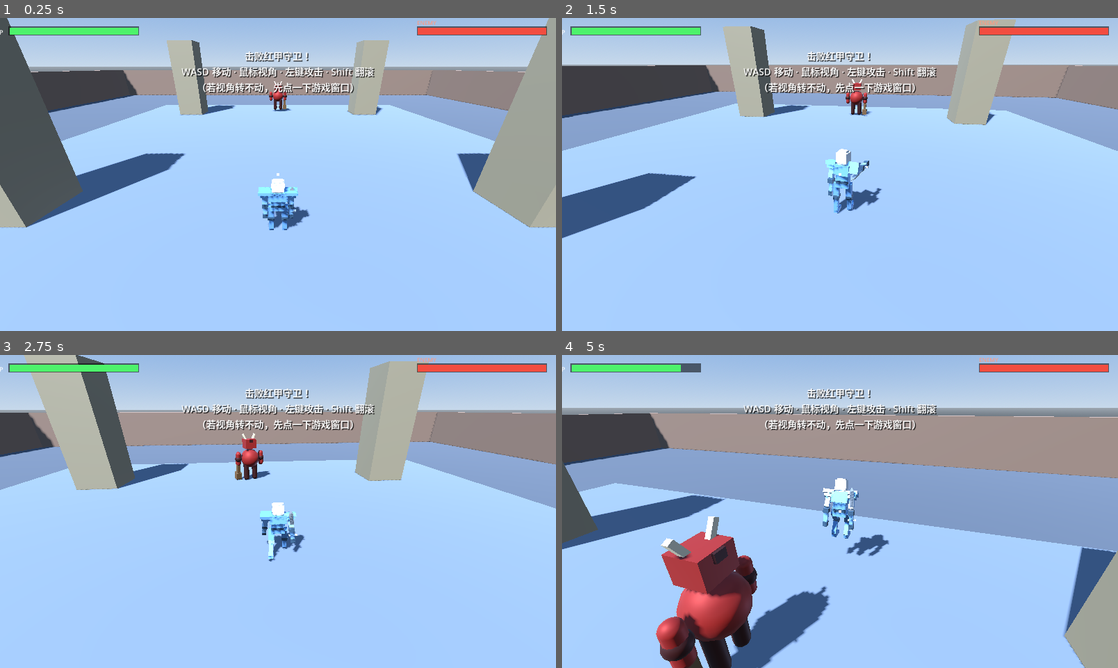
Above: before the commit, frames 1-4 (two rows, left to right).
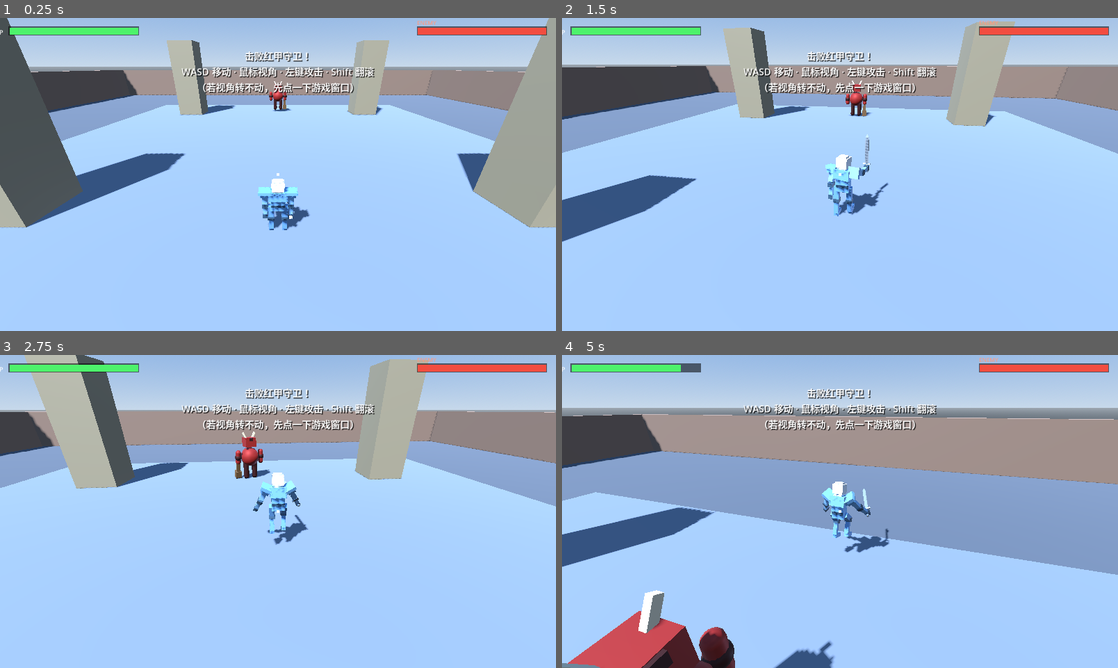
Above: after the commit, the same moments.

Repository: ChyHiki/GodotAI_RPG
Game: Godot game, scene res://scenes/main/main.tscn
Same seed, same stepped clock (60 frames per second), same inputs: the game is played once before the commit and once after it.
Inputs (mouse positions are in pixels of both pictures, inside the frame that each line leads up to):
- Up to frame 1 (0.25 s): no input
- Up to frame 2 (1.5 s): move the mouse to (867, 174) at 0.52 s; hold Space (jump) 0.53-1.28 s; hold W (move_forward) from 0.53 s (still down); click (867, 174) at 0.67 s; move the mouse to (812, 174) at 1.27 s; click (812, 174) at 1.35 s
- Up to frame 3 (2.75 s): keep holding W (move_forward); tap Space (jump) at 1.52, 1.55, 1.82, 2.3 s; move the mouse to (289, 505) at 2.02 s; hold Shift (roll) from 2.03 s (still down)
- Up to frame 4 (5 s): keep holding W (move_forward); move the mouse to (834, 517) at 2.77 s; release Shift (roll) at 2.78 s; tap Space (jump) at 2.85, 3.02, 3.32, 4.52, 4.55, 4.82 s; click (834, 517) at 2.92 s; move the mouse to (878, 514) at 3.52 s; hold Space (jump) 3.53-4.28 s; click (878, 514) at 3.6 s; move the mouse to (795, 508) at 4.27 s; tap Shift (roll) at 4.35 s

The runs differ from the first frame. In frame 1, less than 0.1% of the frame differs, in the area x 51-55%, y 54-67%; in frame 2, 2.8%; in frame 3, 2.6%; in frame 4, 24%, in the area x 0-100%, y 18-100%.

Commit message:
fix: 武器改为沿挂点骨骼+Y朝身前(握柄偏差0m/夹角8deg，不再嵌在手臂里)；跳跃改两段式(地面蓄力0.18s播完蹬地才离地)；测试扩至58项

Diff:
--- a/scripts/player/player.gd
+++ b/scripts/player/player.gd
@@ -52,7 +52,7 @@
 signal player_died
 
 ## 状态枚举：一次只能处于一种状态（详见文件头状态机图）
-enum State { MOVE, ROLL, ATTACK, HURT, JUMP, DEAD }
+enum State { MOVE, ROLL, ATTACK, HURT, JUMP_PREP, JUMP, DEAD }
 
 
 # ------------------------------------------------------------------
@@ -86,6 +86,11 @@
 @export var coyote_time: float = 0.12             # 土狼时间：刚离开地面仍可起跳的宽限(秒)
 @export var jump_buffer_time: float = 0.15        # 跳跃缓冲：落地前提前按跳跃也算数(秒)
 @export var land_squash_time: float = 0.18        # 落地压缩(视觉)持续时间(秒)
+## 起跳蓄力(预备)时长(秒)：按跳跃键后**先在地面**播完 JumpStart 的蹬地段，才真正离地。
+## 【为什么需要】JumpStart 是"蹲身→蹬地→踮脚离地"的地面动作；若一按就立刻给向上速度，
+##   人已经飞到空中了还在播蹬地动画（动画与位移不同步）。
+## 取值权衡：越大越"有重量感"但起跳越迟钝；0.15~0.22 比较跟手，0 = 立即起跳(无蓄力)。
+@export var jump_prep_time: float = 0.18
 
 ## —— 行走动画对齐 ——
 ## Walk 动画的"自然前进速度"(米/秒) = 一个周期的步幅 ÷ 周期时长。
@@ -120,16 +125,16 @@
 const PLAYER_WEAPON := preload("res://assets/weapons/sword_01/sword_01.glb")
 ## 武器挂点骨骼名（角色模型里的空骨骼）。换手/背挂只需改这里，或再建挂点骨骼。
 const WEAPON_SOCKET := "weapon.R"
-## 挂点对齐变换（模型空间）：把武器摆成"握柄在手里、刀身朝上"。
-## 【为什么需要】挂点骨骼 weapon.R 的静止基是 +Z≈模型上方、+Y≈模型前方，
-##   而武器刀身沿自身 -Z；直接单位变换挂上去刀身会朝**下**（实测整把剑落到 y≈-0.4，插进地面）。
-## 【数值怎么来的】武器分离前的旧模型里剑是绑在 weapon.R 上的，实测网格范围
-##   握柄 y 0.530~0.785(中心 0.6575)、x 中心 0.330、z 中心 0.020；刀身朝上到 y=1.720。
-##   所以：绕 X 轴 +90°（把 -Z 刀身转成 +Y 朝上）+ 平移到旧握柄中心，
-##   即可让独立武器回到"未分离时"的位置（挥砍/行走姿态自然一致）。
-## 【怎么验证】跑 tools/check_weapon.tscn 会打印实测包围盒并与旧模型基准对比；
-##   自动测试里也有对应断言（偏差 < 8cm）。
-const WEAPON_ALIGN_MODEL := Transform3D(Basis(Vector3(1, 0, 0), PI / 2.0), Vector3(0.330, 0.6575, 0.020))
+## 挂点对齐变换（相对挂点骨骼）：让**握柄停在骨骼原点(拳心)、刀身沿骨骼 +Y 朝向身前**。
+## 【为什么沿 +Y】挂点骨骼 weapon.R 的静止基实测为：
+##   +Y ≈ 模型前方(-Z)、+Z ≈ 模型上方、+X ≈ 模型右侧 —— 骨骼本身就是"沿 +Y 指向前方"的持械轴。
+##   而武器刀身沿自身 -Z，所以绕骨骼 X 轴 +90°（-Z → +Y）即可把刀身扳到身前。
+## 【为什么不沿用旧位置】武器分离前旧模型里剑是**竖直朝上**贴在手臂外侧的，
+##   照抄那个位置会让刀身陷在手臂网格里（实测剑与手臂包围盒重叠），视觉上像"嵌在手臂中"。
+##   朝前握持才是正常姿态。
+## 【怎么验证】tools/check_weapon.tscn 会打印"握柄到拳心距离"和"刀身指向与模型前方的夹角"；
+##   自动测试也有对应断言（握柄≈拳心、刀身朝前、挥砍时跟随手臂）。
+const WEAPON_ALIGN_LOCAL := Transform3D(Basis(Vector3(1, 0, 0), PI / 2.0), Vector3.ZERO)
 
 ## 是否正在使用外部模型（true=用模型；false=用原语小蓝人兜底）
 var _use_model: bool = false
@@ -149,13 +154,11 @@
 var _slash_anim: String = ""
 var _jump_start_anim: String = ""
 var _jump_air_anim: String = ""
-## 起跳段时长(秒)：起跳动画播完（或已离地超过这段时间）就切到滞空循环动画
-var _jump_start_dur: float = 0.0
 ## 武器挂点（BoneAttachment3D，挂在模型的 weapon.R 骨骼上）
 var _weapon_socket: BoneAttachment3D = null
 ## 当前装备的武器节点（徒手时为 null）
 var _weapon: Node3D = null
-## 武器相对挂点的对齐偏移（由 _attach_weapon 按骨骼静止姿势算出，见那里的说明）
+## 武器相对挂点的对齐偏移（= WEAPON_ALIGN_LOCAL，设在武器子节点上，见 _attach_weapon）
 var _weapon_align_local: Transform3D = Transform3D.IDENTITY
 ## 模型的骨骼节点：用于"没有动画时"把骨骼复位成绑定姿势（见 _anim_to_rest）。
 ## 为什么需要：骨骼动画一停播，骨骼会冻在停播那一帧的姿势上。
@@ -328,34 +331,48 @@
 
 ## 尝试起跳（由物理帧里的"跳跃缓冲"驱动调用）。
 ## 可以被接受的情况：
-##   ① 正站在地面上；
-##   ② 刚离开地面不久（还在 coyote_time 土狼时间内，跳崖边不会"按了没反应"）。
-## 会被拒绝的情况：翻滚/攻击/受击硬直中、已经在空中（不做二段跳）、已死亡。
-## 实现要点：竖直速度是"直接赋值"而不是插值——起跳要脆、要立刻响应；
-##           水平速度不重置，这样跑动中跳跃能保留冲量(跳跃距离自然更远)。
+##   ① 正站在地面上；② 刚离开地面不久（还在 coyote_time 土狼时间内）。
+## 会被拒绝的情况：翻滚/攻击/受击硬直中、已经在跳跃流程里（不做二段跳）、已死亡。
+## 【两段式起跳】站在地面且有 JumpStart 动画时，先进入 JUMP_PREP 蓄力段
+##   （原地播完蹬地动作，**仍在地面**），蓄力结束才由 _launch_jump() 真正给向上速度；
+##   若人已在空中（走下平台的土狼跳），则跳过蓄力直接进入 JUMP。
 func _try_start_jump() -> void:
 	if _dead or state == State.ROLL or state == State.ATTACK or state == State.HURT:
 		return
-	if state == State.JUMP:
-		return                                      # 已在空中 → 不可二段跳
+	if state == State.JUMP or state == State.JUMP_PREP:
+		return                                      # 已在跳跃流程中 → 不可二段跳
 	if not is_on_floor() and _coyote <= 0.0:
 		return                                      # 既不在地面、也不在土狼时间内
-	velocity.y = jump_velocity
+	_jump_buffer = 0.0
 	_coyote = 0.0
-	_jump_buffer = 0.0
-	state = State.JUMP
-	_state_time = 0.0
-	# 起跳动画：按"上升到最高点所需时间"换算播放倍速，让蹬地动作与起跳初速度对齐
-	if _anim_player != null and _jump_start_anim != "":
-		var rise := maxf(0.08, jump_velocity / GRAVITY)   # 7.4/24 ≈ 0.31s
+	if is_on_floor() and _anim_player != null and _jump_start_anim != "" and jump_prep_time > 0.01:
+		# —— 蓄力段：留在地面，播放蹬地预备动作（按 jump_prep_time 换算倍速）——
+		state = State.JUMP_PREP
+		_state_time = 0.0
 		var a := _anim_player.get_animation(_jump_start_anim)
 		var spd := 1.0
 		if a != null and a.length > 0.01:
-			spd = a.length / rise
-		_jump_start_dur = rise
+			spd = a.length / jump_prep_time          # 0.375s ÷ 0.18s ≈ 2.08 倍速
 		_anim_player.speed_scale = 1.0
 		_anim_player.stop()
 		_anim_player.play(_jump_start_anim, -1.0, spd)
+	else:
+		_launch_jump(true)
+
+
+## 真正起跳：给向上初速度并进入空中状态（JUMP），切换为滞空循环动画。
+## @param with_impulse true=给跳跃初速度(正常起跳)；false=不给冲量(蓄力途中掉下平台)
+## 实现要点：竖直速度"直接赋值"而不是插值——起跳要脆、要立刻响应；
+##           水平速度不重置，跑动中跳跃能保留冲量(跳跃距离自然更远)。
+func _launch_jump(with_impulse: bool) -> void:
+	if with_impulse:
+		velocity.y = jump_velocity
+	state = State.JUMP
+	_state_time = 0.0
+	if _anim_player != null and _jump_air_anim != "":
+		_anim_player.speed_scale = 1.0
+		_anim_player.stop()
+		_anim_player.play(_jump_air_anim, -1.0, 1.0)
 
 
 ## 状态超时检测：每个状态是否该结束/切换（被 _physics_process 每帧调用）。
@@ -382,10 +399,16 @@
 			if _state_time >= 0.32:               # 受击硬直 0.32s 后恢复行动
 				state = State.MOVE
 				_state_time = 0.0
+		State.JUMP_PREP:
+			# 蓄力段（仍在地面）：播蹬地预备动作；时间到 → 真正起跳。
+			# 若中途掉下平台（不再是 on_floor 且过了土狼时间）→ 不给冲量直接进入空中。
+			if not is_on_floor() and _coyote <= 0.0:
+				_launch_jump(false)
+			elif _state_time >= jump_prep_time:
+				_launch_jump(true)
 		State.JUMP:
-			# 落地判定：踩到地面且竖直速度已非上升 → 回移动状态 + 落地压缩 + 收掉跳跃动画。
-			# 注意：必须在这里(状态切换的瞬间)收动画，不能在动画分支里按 is_on_floor()
-			# 判断——起跳的头一两帧角色还站在地上，那样会把 JumpStart 掐断。
+			# 落地判定：踩到地面且竖直速度已非上升 → 回移动状态 + 落地压缩 + 收掉滞空动画。
+			# （起跳的蹬地动画在 JUMP_PREP 的地面阶段就播完了，这里只需处理滞空循环）
 			if is_on_floor() and velocity.y <= 0.01:
 				state = State.MOVE
 				_state_time = 0.0
@@ -457,8 +480,8 @@
 			# 攻击/受击硬直时快速刹停（不能一边走一边挥）
 			velocity.x = lerpf(velocity.x, 0.0, 1.0 - exp(-12.0 * delta))
 			velocity.z = lerpf(velocity.z, 0.0, 1.0 - exp(-12.0 * delta))
-		State.JUMP:
-			# 空中水平操控：加速度比地面小 → 起跳后难以大幅变向(跳跃"有承诺感")
+		State.JUMP_PREP, State.JUMP:
+			# 蓄力段与空中都用较小的水平加速度：保留起跳冲量，但很难在空中大幅变向
 			var target := _wish_dir * move_speed
 			var t := 1.0 - exp(-air_accel * delta)
 			velocity.x = lerpf(velocity.x, target.x, t)
@@ -775,23 +798,9 @@
 	_skeleton.add_child(_weapon_socket)
 	_weapon_socket.bone_name = WEAPON_SOCKET
 	# 注意：BoneAttachment3D 自己的 transform 每帧都会被"骨骼姿势"覆盖（引擎行为），
-	# 所以对齐偏移不能设在挂点上，而要设在**武器子节点**上：
-	#   武器局部变换 = (骨骼静止姿势)^-1 × 期望的模型空间姿态
-	# 这样静止时武器正好落在 WEAPON_ALIGN_MODEL，之后随骨骼（手臂动画）一起动。
-	_weapon_align_local = _bone_global_rest(bone_idx).affine_inverse() * WEAPON_ALIGN_MODEL
+	# 所以对齐偏移不能设在挂点上，而要设在**武器子节点**上（见 equip_weapon）。
+	_weapon_align_local = WEAPON_ALIGN_LOCAL
 	equip_weapon(PLAYER_WEAPON)
-
-
-## 计算骨骼在骨架空间里的静止姿势（从根骨骼一路乘到它）。
-## 为什么要自己算：BoneAttachment3D 的 transform 是相对"骨骼姿势"的，
-## 而我们手上的目标是"模型空间里的绝对姿态"，两者之间需要这个矩阵做换算。
-func _bone_global_rest(idx: int) -> Transform3D:
-	var t: Transform3D = _skeleton.get_bone_rest(idx)
-	var p := _skeleton.get_bone_parent(idx)
-	while p >= 0:
-		t = _skeleton.get_bone_rest(p) * t
-		p = _skeleton.get_bone_parent(p)
-	return t
 
 
 ## 换武器：传入武器场景（.glb/.tscn）即可；传 null = 徒手（收刀）。
@@ -1100,6 +1109,15 @@
 			_pivot.position.y = lerpf(_pivot.position.y, 0.0, 1.0 - exp(-16.0 * delta))
 			_shoulder_r.rotation.x = lerpf(_shoulder_r.rotation.x, 0.9, 1.0 - exp(-10.0 * delta))
 			_shoulder_l.rotation.x = lerpf(_shoulder_l.rotation.x, 0.9, 1.0 - exp(-10.0 * delta))
+		State.JUMP_PREP:
+			# 原语小蓝人：蓄力段下蹲(整体压低 + 屈腿)
+			_pivot.position.y = lerpf(_pivot.position.y, -0.16, 1.0 - exp(-14.0 * delta))
+			if _leg_r != null:
+				_leg_r.rotation.x = lerpf(_leg_r.rotation.x, 0.7, 1.0 - exp(-14.0 * delta))
+				_leg_l.rotation.x = lerpf(_leg_l.rotation.x, 0.7, 1.0 - exp(-14.0 * delta))
+			if _shoulder_r != null:
+				_shoulder_r.rotation.x = lerpf(_shoulder_r.rotation.x, 0.5, 1.0 - exp(-14.0 * delta))
+				_shoulder_l.rotation.x = lerpf(_shoulder_l.rotation.x, 0.5, 1.0 - exp(-14.0 * delta))
 		State.JUMP:
 			# 原语小蓝人：起跳屈腿收臂，下落时伸腿准备着地
 			var rising := velocity.y > 0.0
@@ -1178,14 +1196,14 @@
 					var k := (_state_time - slash_end) / maxf(0.01, attack_total - slash_end)
 					_pivot.rotation.x = lerp_angle(_pivot.rotation.x, 0.0, k * k)
 			_pivot.position.y = 0.0
+		State.JUMP_PREP:
+			# 蓄力段：姿态完全交给 JumpStart 动画（蹲身→蹬地），整体节点不要再叠加姿态
+			_pivot.rotation.x = lerp_angle(_pivot.rotation.x, 0.0, 1.0 - exp(-12.0 * delta))
+			_pivot.position.y = 0.0
 		State.JUMP:
-			if _anim_player != null and (_jump_start_anim != "" or _jump_air_anim != ""):
-				# 起跳段播 JumpStart；起跳段结束后（或本来就是走下平台，_jump_start_dur=0）
-				# 切到 JumpAir 循环。收动画由状态机在"真正落地"时处理（见 _update_state）。
-				var in_start := _jump_start_anim != "" and _state_time < _jump_start_dur \
-						and _anim_player.current_animation == _jump_start_anim
-				if not in_start and _jump_air_anim != "" \
-						and _anim_player.current_animation != _jump_air_anim:
+			if _anim_player != null and _jump_air_anim != "":
+				# 离地即播滞空循环（蹬地动画已在地面蓄力段播完，这里不再回头播 JumpStart）
+				if _anim_player.current_animation != _jump_air_anim:
 					_anim_player.speed_scale = 1.0
 					_anim_player.play(_jump_air_anim, -1.0, 1.0)
 				# 有跳跃动画时不再叠加整体前倾/后仰
--- a/tools/autotest/m1_autotest.gd
+++ b/tools/autotest/m1_autotest.gd
@@ -93,17 +93,22 @@
     if weapon != null and pivot != null and pivot.has_node("KnightModel"):
         var wmodel = pivot.get_node("KnightModel")
         var winv: Transform3D = wmodel.global_transform.affine_inverse()
+        # ① 握柄应落在拳心（= 挂点骨骼原点）
+        var grip: Vector3 = winv * weapon.global_position
+        var socket_idx: int = player._skeleton.find_bone("weapon.R")
+        var bone_pos: Vector3 = player._skeleton.get_bone_global_pose(socket_idx).origin
+        var grip_off: float = grip.distance_to(bone_pos)
+        _expect(grip_off < 0.06, "握柄位于拳心(偏差 %.3fm)" % grip_off)
+        # ② 刀身应朝向身前(模型 -Z)，而不是贴在手臂上
+        var blade: Vector3 = ((winv.basis * weapon.global_basis) * Vector3(0, 0, -1)).normalized()
+        var blade_ang: float = rad_to_deg(blade.angle_to(Vector3(0, 0, -1)))
+        _expect(blade_ang < 25.0, "刀身朝身前(与前方夹角 %.1f°)" % blade_ang)
+        # ③ 剑刃应伸到身体前方（不再和手臂叠在一起）
         var wbounds: Array = [Vector3.INF, -Vector3.INF]
         _accumulate_bounds(weapon, winv, wbounds)
         var wmn: Vector3 = wbounds[0]
-        var wmx: Vector3 = wbounds[1]
-        # 基准 = 武器分离前旧模型里 GEO-sword_01 的实测包围盒（模型空间）
-        var ref_mn := Vector3(0.250, 0.530, -0.015)
-        var ref_mx := Vector3(0.410, 1.720, 0.055)
-        var off: float = ((wmn + wmx) * 0.5 - (ref_mn + ref_mx) * 0.5).length()
-        _expect(off < 0.08, "武器静止位置与分离前一致(中心偏差 %.3fm)" % off)
-        _expect(wmx.y > 1.4, "刀身朝上握持(剑尖 y=%.2f)" % wmx.y)
-        # 挥砍时剑应随手臂骨骼大幅移动（证明是骨骼挂载，不是钉死在原地）
+        _expect(wmn.z < -0.6, "剑刃伸向身体前方(最前端 z=%.2f)" % wmn.z)
+        # ④ 挥砍时剑应随手臂骨骼大幅移动（证明是骨骼挂载，不是钉死在原地）
         var rel_before: Vector3 = winv * weapon.global_position
         player._try_start_attack()
         await _wait(0.3)                       # 劈砍段
@@ -149,34 +154,35 @@
     _expect(not player._anim_player.is_playing(), "攻击结束后动画已停止")
     _expect(_bones_at_rest(player), "攻击结束后骨骼复位")
 
-    # ---- 1d) 跳跃：JumpStart → JumpAir → 落地复位；按住跳高、无二段跳、轻点跳矮 ----
+    # ---- 1d) 跳跃：地面蓄力(JumpStart) → 离地(JumpAir) → 落地复位 ----
     var gy_before: float = player.global_position.y
     Input.action_press("jump")                       # 模拟"按住跳跃键"
     player._try_start_jump()
     await _wait(0.06)
     _expect(player._anim_player.current_animation == player._jump_start_anim,
-        "起跳播放 %s(实际 %s)" % [player._jump_start_anim, player._anim_player.current_animation])
-    _expect(player.global_position.y > gy_before + 0.05,
-        "起跳后升空(%.2f → %.2f)" % [gy_before, player.global_position.y])
-
-    # 一次性采样整段腾空过程，同时验证三件事：
-    #   ① 最高点(用于"按住跳得高"和"轻点跳得矮"的对比)
-    #   ② 是否切到了滞空循环动画 JumpAir
-    #   ③ 空中再按跳跃无效(无二段跳)
+        "起跳蓄力段播放 %s(实际 %s)" % [player._jump_start_anim, player._anim_player.current_animation])
+    _expect(player.global_position.y <= gy_before + 0.05,
+        "蓄力段仍留在地面(未提前离地, y=%.2f)" % player.global_position.y)
+
+    # 采样整段：蓄力 → 离地 → 滞空 → 落地；同时验证最高点/滞空动画/无二段跳
     var full_peak: float = player.global_position.y
     var saw_air_anim := false
+    var launched := false
     var double_jump_blocked := true
-    for i in 45:                                     # 约 0.9s，覆盖整段跳跃
+    for i in 55:                                     # 约 1.1s（含 0.18s 蓄力）
         await _wait(0.02)
         full_peak = maxf(full_peak, player.global_position.y)
+        if player.global_position.y > gy_before + 0.12:
+            launched = true
         if player._anim_player.current_animation == player._jump_air_anim:
             saw_air_anim = true
-        if i == 20:                                  # 约 0.5s：已过起跳段且仍在空中
+        if i == 25:                                  # 约 0.5s：蓄力已结束、人在空中
             var vy_before: float = player.velocity.y
             player._try_start_jump()                 # 空中再按 → 不应生效
             await _wait(0.02)
             double_jump_blocked = player.velocity.y <= vy_before + 0.01
     Input.action_release("jump")
+    _expect(launched, "蓄力结束后才真正离地升空")
     _expect(saw_air_anim, "滞空阶段播放 %s" % player._jump_air_anim)
     _expect(double_jump_blocked, "空中不能二段跳")
     var full_h: float = full_peak - gy_before
--- a/tools/check_weapon.gd
+++ b/tools/check_weapon.gd
@@ -1,12 +1,9 @@
 extends Node
 ## 开发辅助：验证武器挂载是否正确。
-## 基准 = 武器分离前的旧模型里 GEO-sword_01 的实测包围盒（模型空间）：
-##   x 0.250~0.410、y 0.530~1.720、z -0.015~0.055（握柄在下、刀身朝上）
+## 判定标准（两条，都是"看得见"的标准）：
+##   ① 握柄在拳心：武器原点与挂点骨骼 weapon.R 原点的距离 ≈ 0
+##   ② 刀身朝身前：武器刀身方向(自身 -Z)与模型前方(模型 -Z)的夹角足够小（< 25°）
 ## 用法：godot --headless --path . res://tools/check_weapon.tscn
-
-const OLD_MIN := Vector3(0.250, 0.530, -0.015)
-const OLD_MAX := Vector3(0.410, 1.720, 0.055)
-
 
 func _ready() -> void:
     var player: Node3D = (load("res://scenes/player/player.tscn") as PackedScene).instantiate() as Node3D
@@ -17,58 +14,48 @@
     var pivot: Node3D = player.get_node_or_null("VisualPivot")
     var model: Node3D = pivot.get_node_or_null("KnightModel") if pivot != null else null
     var weapon: Node3D = player._weapon
-    if model == null or weapon == null:
-        print("CHECK: 模型或武器缺失 (model=%s weapon=%s)" % [model, weapon])
+    var skel: Skeleton3D = player._skeleton
+    if model == null or weapon == null or skel == null:
+        print("CHECK: 模型/武器/骨骼缺失 (model=%s weapon=%s skel=%s)" % [model, weapon, skel])
         get_tree().quit(1)
         return
 
-    # 武器网格的包围盒 → 换算到"模型局部空间"（与旧模型同一坐标系）
+    # ① 握柄 ↔ 拳心
     var inv := model.global_transform.affine_inverse()
+    var grip_model: Vector3 = inv * weapon.global_position
+    var idx: int = skel.find_bone("weapon.R")
+    var bone_model: Vector3 = skel.get_bone_global_pose(idx).origin
+    print("CHECK: 握柄(模型空间)=(%.3f, %.3f, %.3f)  挂点骨骼=(%.3f, %.3f, %.3f)  距离=%.4f m" % [
+        grip_model.x, grip_model.y, grip_model.z, bone_model.x, bone_model.y, bone_model.z,
+        grip_model.distance_to(bone_model)])
+
+    # ② 刀身朝向 ↔ 模型前方
+    var blade_dir: Vector3 = ((inv.basis * weapon.global_basis) * Vector3(0, 0, -1)).normalized()
+    var ang := rad_to_deg(blade_dir.angle_to(Vector3(0, 0, -1)))   # 模型正面朝 -Z
+    print("CHECK: 刀身方向(模型空间)=(%.2f, %.2f, %.2f)  模型前方=(0,0,-1)  夹角=%.1f°" % [
+        blade_dir.x, blade_dir.y, blade_dir.z, ang])
+
+    # 参考：武器在模型空间的包围盒
     var bounds: Array = [Vector3.INF, -Vector3.INF]
     _accumulate(weapon, inv, bounds)
-    var mn: Vector3 = bounds[0]
-    var mx: Vector3 = bounds[1]
+    var wmn: Vector3 = bounds[0]
+    var wmx: Vector3 = bounds[1]
+    print("CHECK: 武器包围盒(模型空间) min=(%.3f, %.3f, %.3f) max=(%.3f, %.3f, %.3f)" % [
+        wmn.x, wmn.y, wmn.z, wmx.x, wmx.y, wmx.z])
 
-    print("CHECK: 武器挂载后(模型空间) min=(%.3f, %.3f, %.3f) max=(%.3f, %.3f, %.3f)" % [
-        mn.x, mn.y, mn.z, mx.x, mx.y, mx.z])
-    print("CHECK: 旧模型基准           min=(%.3f, %.3f, %.3f) max=(%.3f, %.3f, %.3f)" % [
-        OLD_MIN.x, OLD_MIN.y, OLD_MIN.z, OLD_MAX.x, OLD_MAX.y, OLD_MAX.z])
-    print("CHECK: 中心偏差=(%.3f, %.3f, %.3f)  尺寸差=(%.3f, %.3f, %.3f)" % [
-        (mn.x + mx.x) * 0.5 - (OLD_MIN.x + OLD_MAX.x) * 0.5,
-        (mn.y + mx.y) * 0.5 - (OLD_MIN.y + OLD_MAX.y) * 0.5,
-        (mn.z + mx.z) * 0.5 - (OLD_MIN.z + OLD_MAX.z) * 0.5,
-        (mx.x - mn.x) - (OLD_MAX.x - OLD_MIN.x),
-        (mx.y - mn.y) - (OLD_MAX.y - OLD_MIN.y),
-        (mx.z - mn.z) - (OLD_MAX.z - OLD_MIN.z)])
+    # 参考：右臂网格范围（看剑是否还压在手臂里）
+    var arm: Node3D = _find_by_name(model, "GEO-arm_R")
+    if arm != null and arm is MeshInstance3D:
+        var aabb: AABB = (arm as MeshInstance3D).get_aabb()
+        print("CHECK: 右臂网格(模型空间) min=(%.3f, %.3f, %.3f) max=(%.3f, %.3f, %.3f)" % [
+            aabb.position.x, aabb.position.y, aabb.position.z,
+            aabb.end.x, aabb.end.y, aabb.end.z])
 
-    # 挂点骨骼的静止基：看它的三根轴在模型空间指向哪里
-    var skel: Skeleton3D = player._skeleton
-    var idx: int = skel.find_bone("weapon.R")
-    var rest := _bone_global_rest(skel, idx)
-    print("CHECK: weapon.R 静止姿势 pos=(%.3f, %.3f, %.3f)" % [rest.origin.x, rest.origin.y, rest.origin.z])
-    print("CHECK:   +X轴=(%.2f, %.2f, %.2f)  +Y轴=(%.2f, %.2f, %.2f)  +Z轴=(%.2f, %.2f, %.2f)" % [
-        rest.basis.x.x, rest.basis.x.y, rest.basis.x.z,
-        rest.basis.y.x, rest.basis.y.y, rest.basis.y.z,
-        rest.basis.z.x, rest.basis.z.y, rest.basis.z.z])
-
-    # ---- 诊断 BoneAttachment3D 的实际组合规则 ----
-    var socket: BoneAttachment3D = player._weapon_socket
-    if socket != null:
-        print("DIAG: skeleton.find_bone('%s') = %d" % [player.WEAPON_SOCKET if false else "weapon.R", skel.find_bone("weapon.R")])
-        print("DIAG: socket.bone_name='%s'  socket.bone_idx=%d  override_pose=%s" % [
-            socket.bone_name, socket.bone_idx, socket.override_pose])
-        for f in 3:
-            await get_tree().process_frame
-            print("DIAG: [frame+%d] socket.transform.origin=(%.3f, %.3f, %.3f)  socket.global.origin=(%.3f, %.3f, %.3f)" % [
-                f, socket.transform.origin.x, socket.transform.origin.y, socket.transform.origin.z,
-                socket.global_transform.origin.x, socket.global_transform.origin.y, socket.global_transform.origin.z])
-        var gb := socket.global_transform.basis
-        print("DIAG: socket.global basis X=(%.2f,%.2f,%.2f) Y=(%.2f,%.2f,%.2f) Z=(%.2f,%.2f,%.2f)" % [
-            gb.x.x, gb.x.y, gb.x.z, gb.y.x, gb.y.y, gb.y.z, gb.z.x, gb.z.y, gb.z.z])
-        var wb := weapon.global_transform.basis
-        print("DIAG: 武器全局 basis X=(%.2f,%.2f,%.2f) Y=(%.2f,%.2f,%.2f) Z=(%.2f,%.2f,%.2f)" % [
-            wb.x.x, wb.x.y, wb.x.z, wb.y.x, wb.y.y, wb.y.z, wb.z.x, wb.z.y, wb.z.z])
-    get_tree().quit(0)
+    var ok_grip: bool = grip_model.distance_to(bone_model) < 0.06
+    var ok_dir: bool = ang < 25.0
+    print("CHECK: 结论 → 握柄在拳心:%s  刀身朝身前:%s" % [
+        "OK" if ok_grip else "FAIL", "OK" if ok_dir else "FAIL"])
+    get_tree().quit(0 if (ok_grip and ok_dir) else 1)
 
 
 func _accumulate(node: Node, inv: Transform3D, bounds: Array) -> void:
@@ -91,10 +78,11 @@
         _accumulate(child, inv, bounds)
 
 
-func _bone_global_rest(skel: Skeleton3D, idx: int) -> Transform3D:
-    var t: Transform3D = skel.get_bone_rest(idx)
-    var p := skel.get_bone_parent(idx)
-    while p >= 0:
-        t = skel.get_bone_rest(p) * t
-        p = skel.get_bone_parent(p)
-    return t
+func _find_by_name(node: Node, target: String) -> Node3D:
+    if node.name == target and node is Node3D:
+        return node as Node3D
+    for c in node.get_children():
+        var found := _find_by_name(c, target)
+        if found != null:
+            return found
+    return null
Binary file changed: docs/preview_anim_slash.png
Not shown, added: docs/preview_anim_slash.png.import
Binary file changed: docs/preview_anim_walk.png
Binary file changed: docs/preview_m1.png
Not shown, changed: README.md
Not shown, changed: docs/GAME_DESIGN.md
